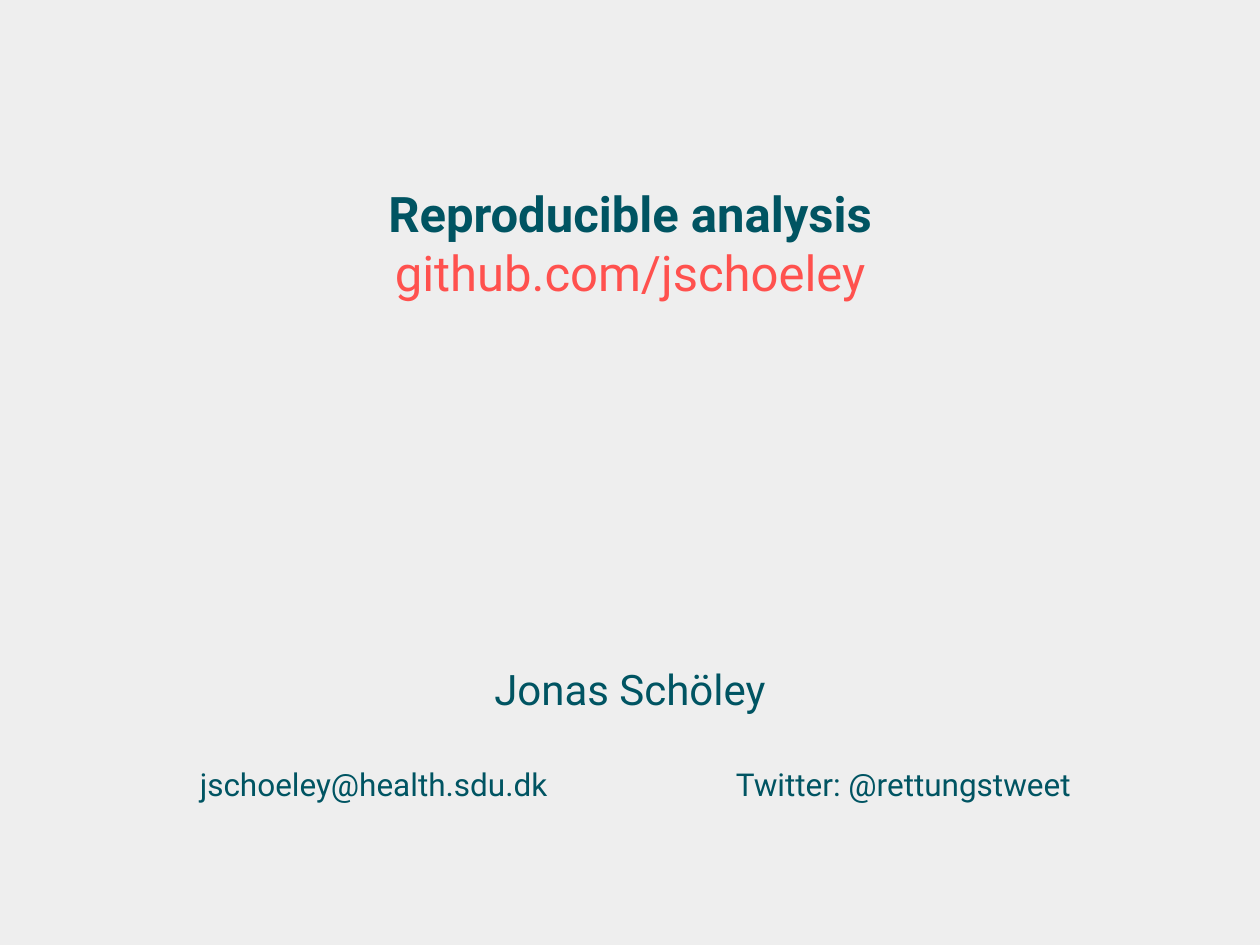
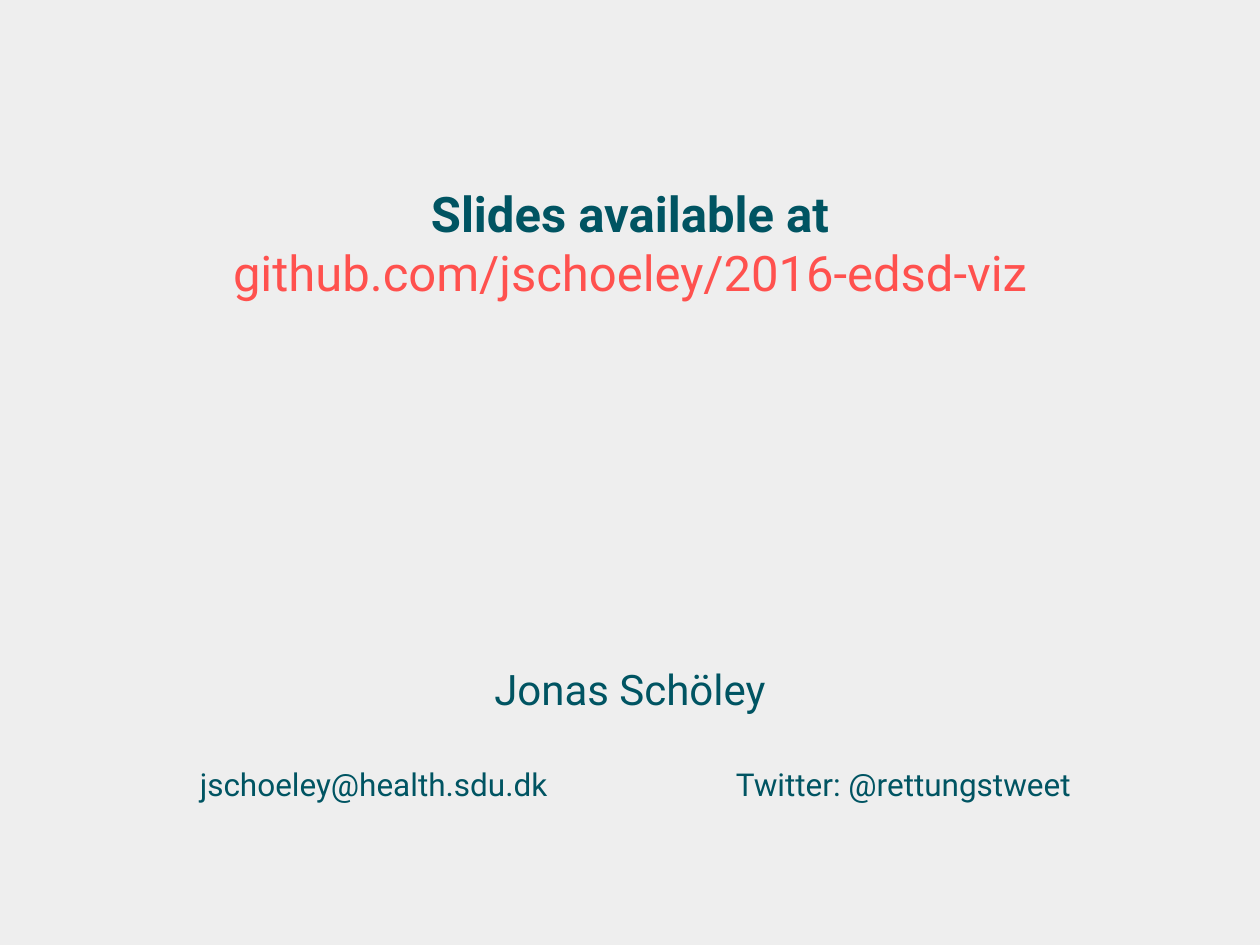
Before and after one commit to jschoeley/2016-edsd-viz, a slide deck: slide 6 of 1-deception/1-how_to_deceive_with_visualization.odp (slide 7 before the commit). Drawn at 1260x945 pixels with LibreOffice and Linux fonts; fonts in the diff are those of the drawing. Boxes give left, top, right and bottom in pixels: in the first picture for what was removed or moved away, otherwise in the second. Text is boxed around its words. In the diff, an @@ line names an element or a change of style, - is before the commit and + after.

```diff
--- a/1-deception/1-how_to_deceive_with_visualization.odp
+++ b/1-deception/1-how_to_deceive_with_visualization.odp
@@ text at (233,195,1027,302): text changed; text colour #005462 to #FF514E; bold off @@
-Reproducible analysis
-github.com/jschoeley
+Slides available at
+github.com/jschoeley/2016-edsd-viz
```
Also in this commit, not shown: 3 slides added, 4 slides removed, 6 other files.
